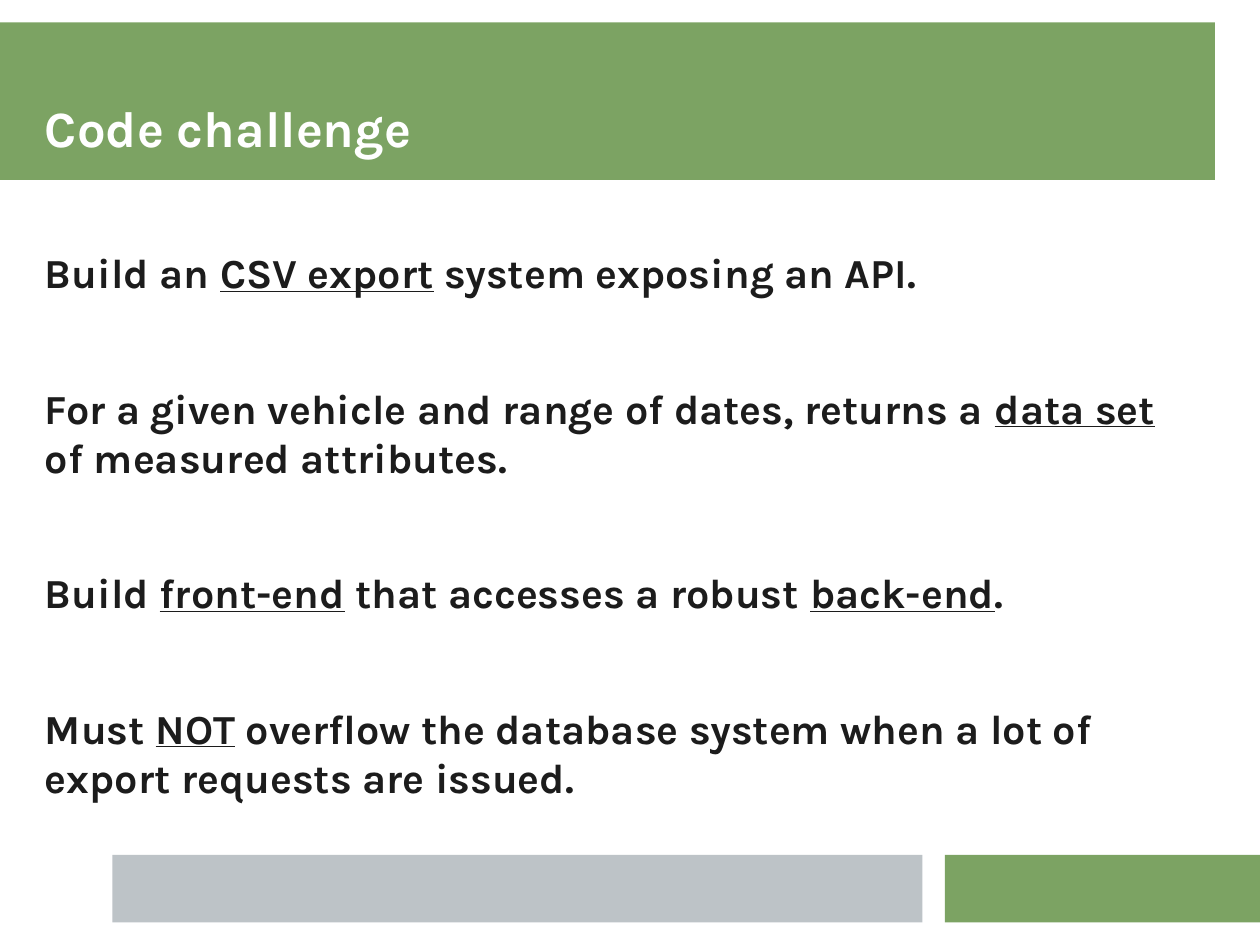
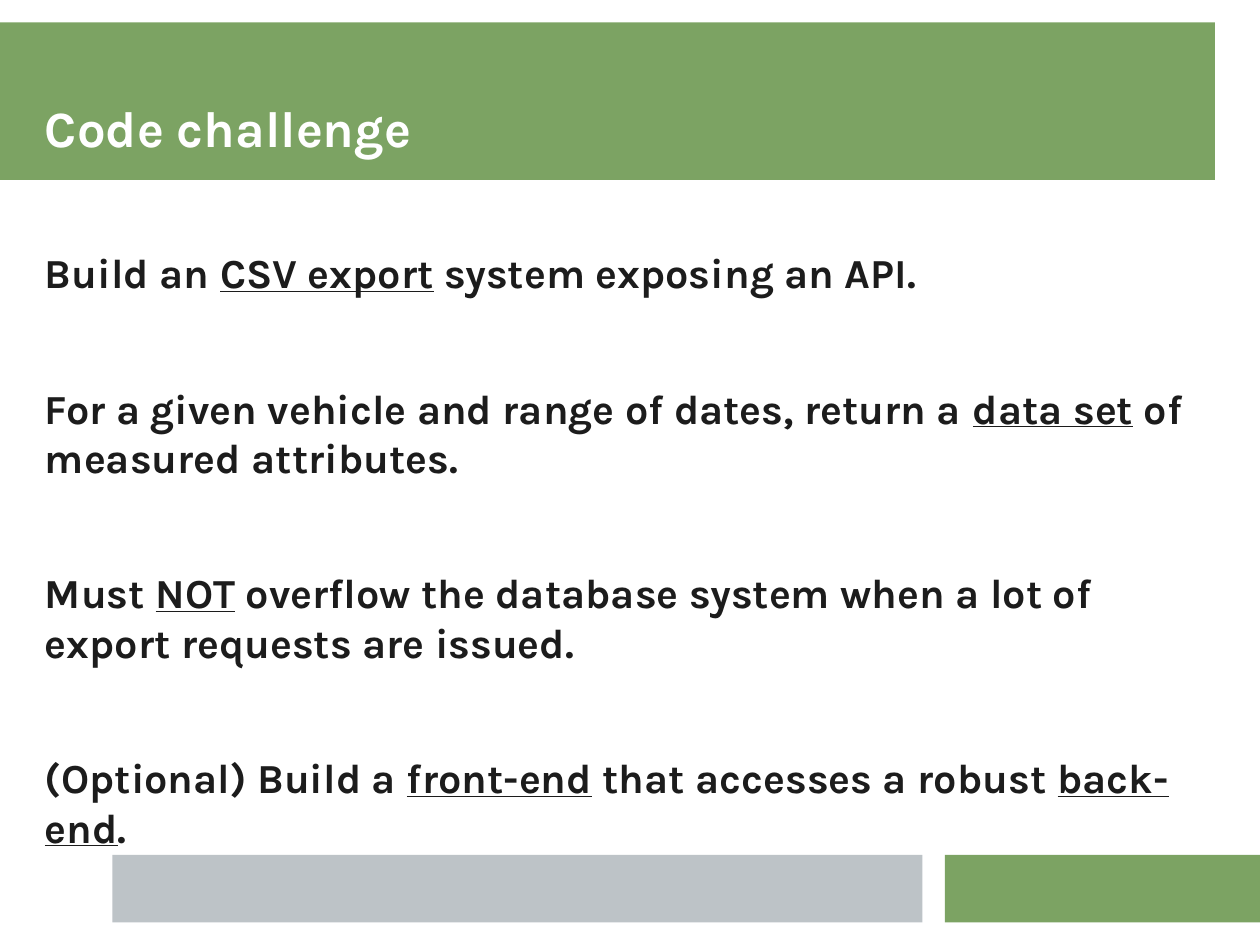
Before and after one commit to kgish/viriciti-assignment-export, a slide deck: slide 4 of presentation/presentation.pptx. Drawn at 1260x945 pixels with LibreOffice and Linux fonts; fonts in the diff are those of the drawing. Boxes give left, top, right and bottom in pixels: in the first picture for what was removed or moved away, otherwise in the second. Text is boxed around its words. In the diff, an @@ line names an element or a change of style, - is before the commit and + after.

```diff
--- a/presentation/presentation.pptx
+++ b/presentation/presentation.pptx
@@ text at [45, 394, 1182, 474]: text changed @@
-For a given vehicle and range of dates, returns a data set of measured attributes.
-Build front-end that accesses a robust back-end.
+For a given vehicle and range of dates, return a data set of measured attributes.
@@ text at [45, 762, 1169, 846]: paragraph added @@
+(Optional) Build a front-end that accesses a robust back-end.
```
Also in this commit, not shown: 4 other slides changed, 1 slide added, 1 slide removed, 22 other files.
